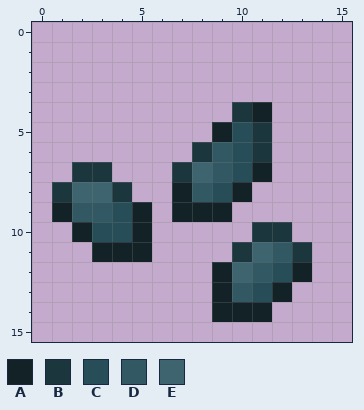
A pixel-art sprite gets an edit: src/main/resources/items/chasmgrassseeditem.png. Above is the file before it was changed.
The file is 32x32 pixels, drawn in blocks of 2x2; one block is one cell here.
Palette (. is transparent): A #122226  B #1c363e  C #264d58  D #315863  E #3d646f
Pixels before, first column x 1:
 4 .........BA..
 5 ........ACB..
 6 .......BDCB..
 7 .BB...BEDCA..
 8 BEEB..ADCA...
 9 ADDCA.AAA....
10 .ACCA.....BB.
11 ..AAA....BEDB
12 ........AEDCA
13 ........ADCA.
14 ........AAA..
After the commit:
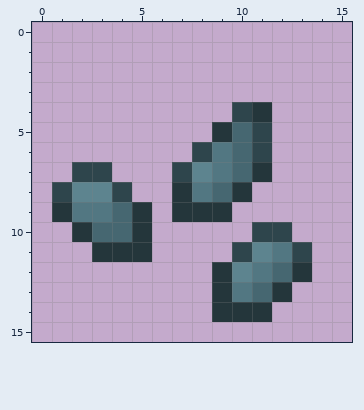
Edits made:
colour A: #122226 -> #24363b
colour B: #1c363e -> #2e454c
colour C: #264d58 -> #466771
colour D: #315863 -> #527782
colour E: #3d646f -> #5d848f
Where, in picture pixels (left, top, right, bottom), the same in both pictures:
changed: (52, 102, 312, 322)
